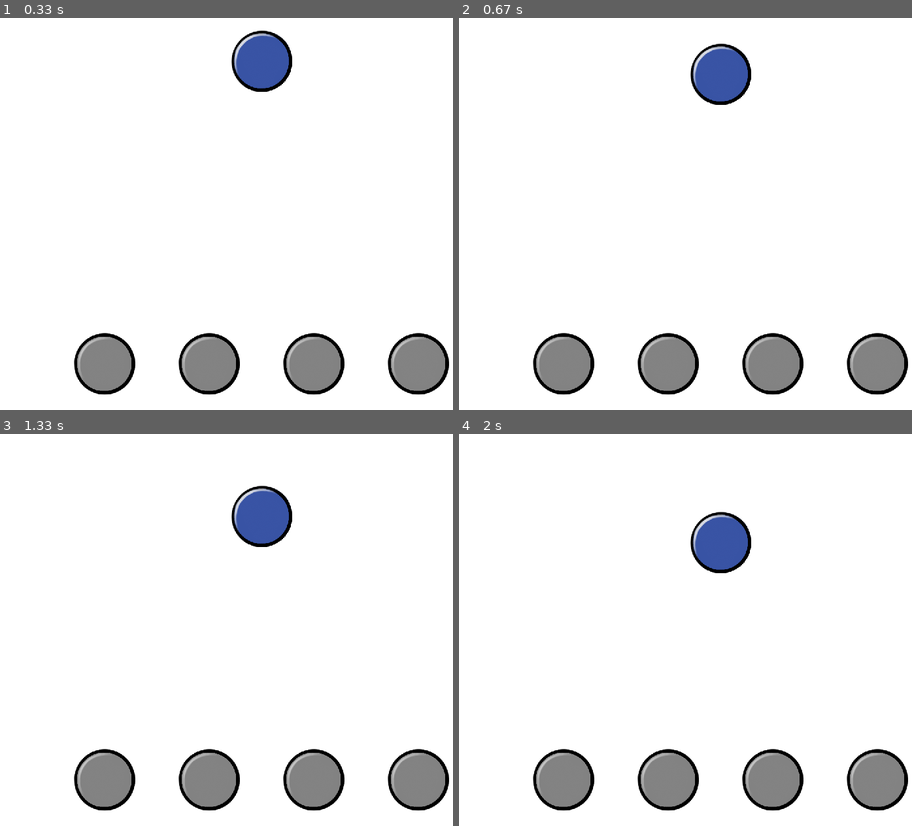
Above: before the commit, frames 1-4 (two rows, left to right).
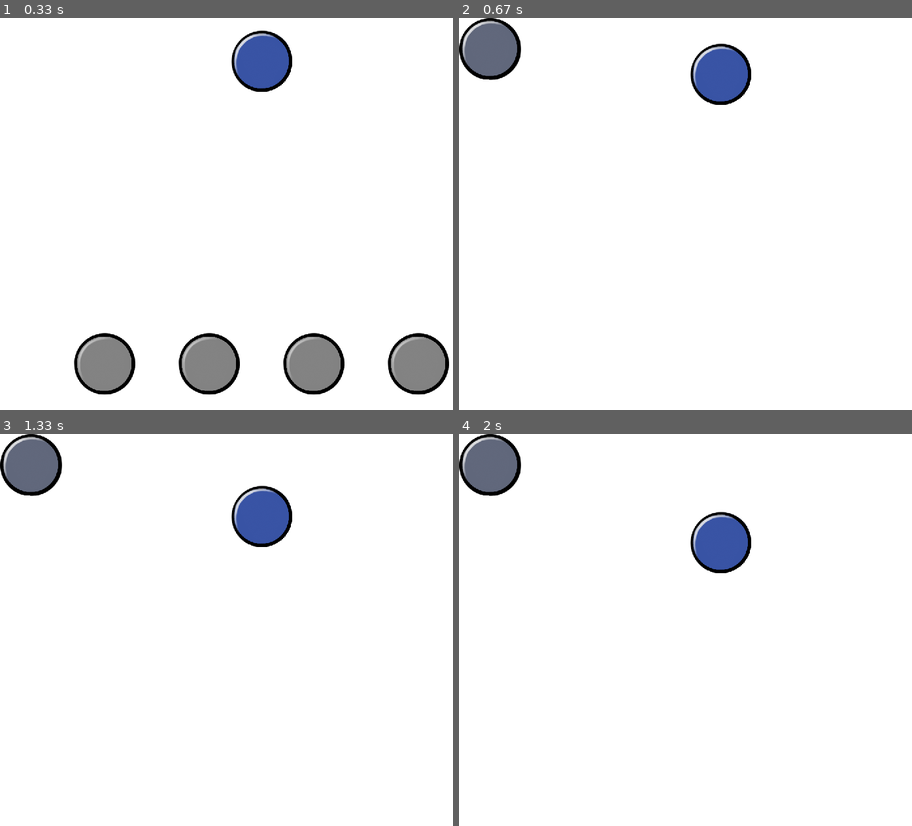
Above: after the commit, the same moments.

Repository: foxwithahdie/pygameRhythmGame
Game: pygame game, started from main.py
Two runs of this game, one before a commit and one after it. Both use one fixed random seed, a clock stepped at 60 frames per second and the inputs below.
Inputs:
- Up to frame 1 (0.33 s): no input
- Up to frame 2 (0.67 s): tap Enter at 0.33 s
- Up to frame 3 (1.33 s): no input
- Up to frame 4 (2 s): no input

Frame 1 is identical in both runs. In frame 2, 8.4% of the frame differs, in the area x 0-100%, y 0-97%; in frame 3, 8.4%; in frame 4, 8.4%.

Commit message:
Updates to TODO, worked on press_button

Diff:
--- a/key_sprite.py
+++ b/key_sprite.py
@@ -7,6 +7,8 @@
 
 import constants
 import helpers
+
+pygame.display.init()
 
 
 class KeySpriteType(Enum):
@@ -29,13 +31,13 @@
 
         match self:
             case KeySpriteType.YELLOW:
-                file_name = "yellow_dull_circle.png"
+                file_name = "yellow_circle_dull.png"
             case KeySpriteType.PURPLE:
-                file_name = "purple_dull_circle.png"
+                file_name = "purple_circle_dull.png"
             case KeySpriteType.RED:
-                file_name = "red_dull_circle.png"
+                file_name = "red_circle_dull.png"
             case KeySpriteType.BLUE:
-                file_name = "blue_dull_circle.png"
+                file_name = "blue_circle_dull.png"
             case _:
                 raise ValueError(f"Invalid key type: {self}")
 
@@ -45,10 +47,24 @@
 class KeySprite(Sprite):
     def __init__(self, key_type: KeySpriteType, x_pos: int, *groups, screen_hint: Union[pygame.Surface, None] = None):
         super().__init__(*groups)
-
+        self.key_type = key_type
         self.image = pygame.image.load(key_type.grey_circle_image).convert_alpha(screen_hint)
         self.image = pygame.transform.scale(self.image, helpers.scale_size(self.image.get_size(), 2 / 3))
 
         self.rect = self.image.get_rect()
         self.rect.x = x_pos - self.rect.width / 2
         self.rect.y = constants.KEY_Y_POS
+        self.keydown = False
+    def press_button(self, event: pygame.event.get(), screen_hint: Union[pygame.Surface, None] = None):
+        if event.type == pygame.KEYDOWN:
+            self.keydown = True
+            self.image = pygame.image.load(self.key_type.dull_circle_image).convert_alpha(screen_hint)
+            self.image = pygame.transform.scale(self.image, helpers.scale_size(self.image.get_size(), 2 / 3))
+            self.rect = self.image.get_rect()
+            self.rect.x = self.rect.x
+            self.rect.y = self.rect.y
+        if event.type == pygame.KEYUP:
+            self.keydown = False
+            self.rect = self.image.get_rect()
+            self.rect.x = self.rect.x
+            self.rect.y = self.rect.y
--- a/main.py
+++ b/main.py
@@ -17,11 +17,19 @@
     context = GameContext()
 
     NoteSprite(NoteSpriteType.BLUE, constants.SCREEN_WIDTH / 2, context.notes_group, surface_hint=screen)
+    global player_keys
+    player_keys = []
 
-    KeySprite(KeySpriteType.YELLOW, constants.SCREEN_WIDTH / 5, context.notes_group, screen_hint=screen)
-    KeySprite(KeySpriteType.RED, constants.SCREEN_WIDTH / 5 * 2, context.notes_group, screen_hint=screen)
-    KeySprite(KeySpriteType.PURPLE, constants.SCREEN_WIDTH / 5 * 3, context.notes_group, screen_hint=screen)
-    KeySprite(KeySpriteType.BLUE, constants.SCREEN_WIDTH / 5 * 4, context.notes_group, screen_hint=screen)
+    key_1: object = KeySprite(KeySpriteType.YELLOW, constants.SCREEN_WIDTH / 5, context.notes_group, screen_hint=screen)
+    key_2: object = KeySprite(KeySpriteType.RED, constants.SCREEN_WIDTH / 5 * 2, context.notes_group, screen_hint=screen)
+    key_3: object = KeySprite(KeySpriteType.PURPLE, constants.SCREEN_WIDTH / 5 * 3, context.notes_group, screen_hint=screen)
+    key_4: object = KeySprite(KeySpriteType.BLUE, constants.SCREEN_WIDTH / 5 * 4, context.notes_group, screen_hint=screen)
+
+    player_keys.append(key_1)
+    player_keys.append(key_2)
+    player_keys.append(key_3)
+    player_keys.append(key_4)
+
 
     while running:
         delta_time = clock.tick(constants.FPS) / 1000.0
@@ -39,14 +47,15 @@
     """
 
     for event in pygame.event.get():
+
         if event.type == pygame.QUIT:
             return False
-
+        for key in player_keys:
+            key.press_button(event, screen_hint = screen)
     context.notes_group.update(delta_time)
 
     screen.fill(constants.BACKGROUND_COLOR)
     context.notes_group.draw(screen)
-
     return True
 
 
Not shown, changed: README.md
